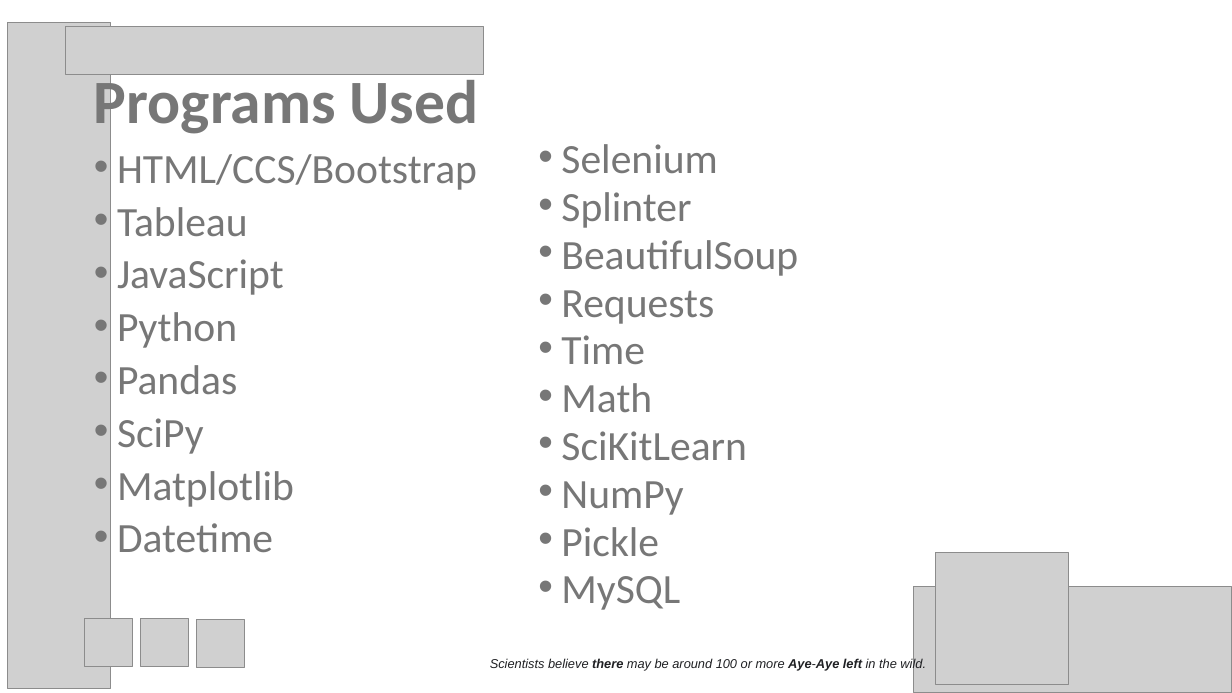
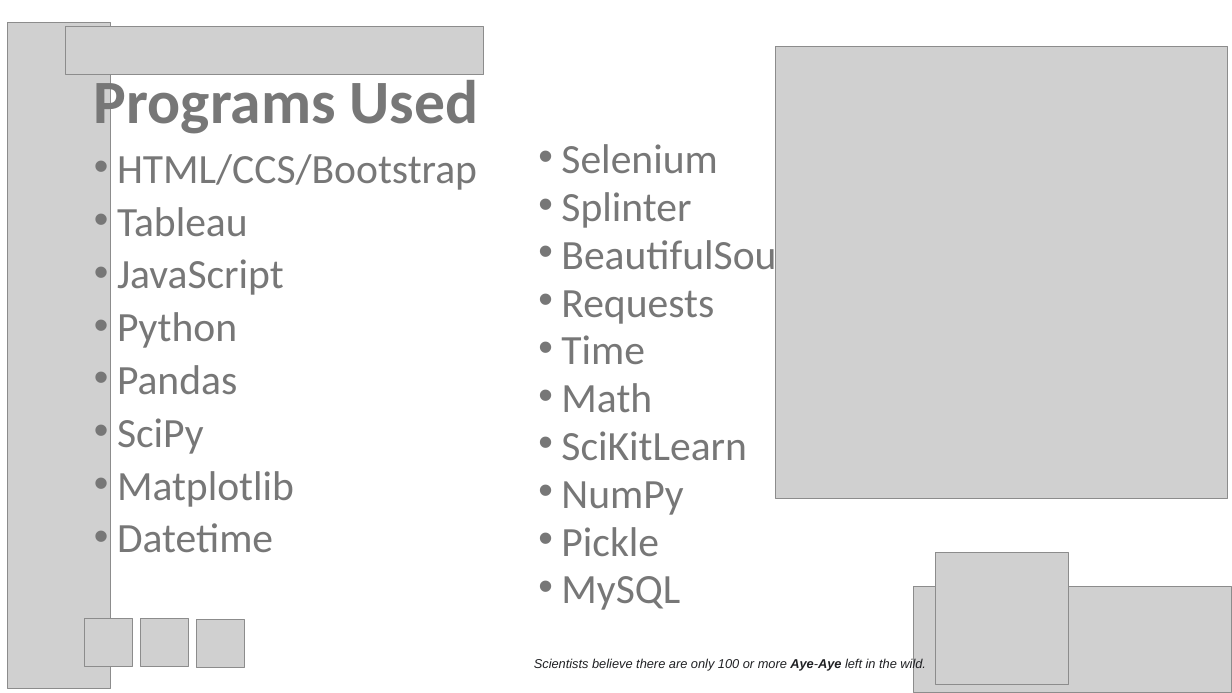
Before and after one commit to psychicesp/AI-AI, a slide deck: slide 4 of Project3_Presentation.pptx. Drawn at 1232x693 pixels with LibreOffice and Linux fonts; fonts in the diff are those of the drawing; grey boxes stand for pictures. Boxes give left, top, right and bottom in pixels: in the first picture for what was removed or moved away, otherwise in the second. Text is boxed around its words. In the diff, an @@ line names an element or a change of style, - is before the commit and + after.

```diff
--- a/Project3_Presentation.pptx
+++ b/Project3_Presentation.pptx
@@ picture added at [775,46,1227,498] @@
@@ text at [534,658,926,671]: text changed @@
-Scientists believe there may be around 100 or more Aye-Aye left in the wild.
+Scientists believe there are only 100 or more Aye-Aye left in the wild.
```
Also in this commit, not shown: 8 other slides changed, 2 slides added, 2 other files.
